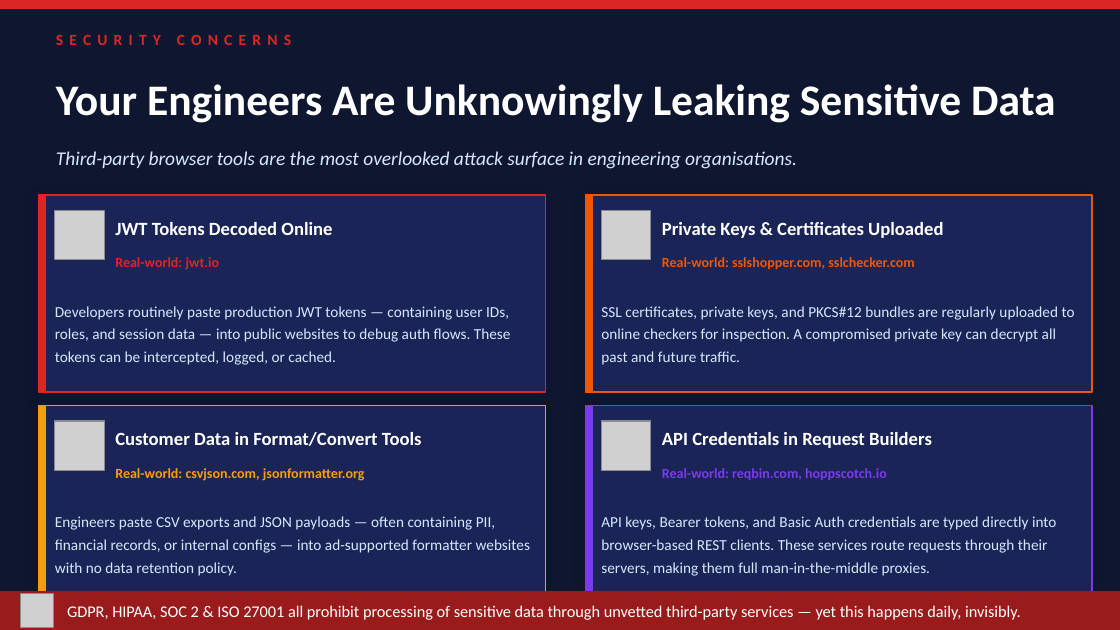
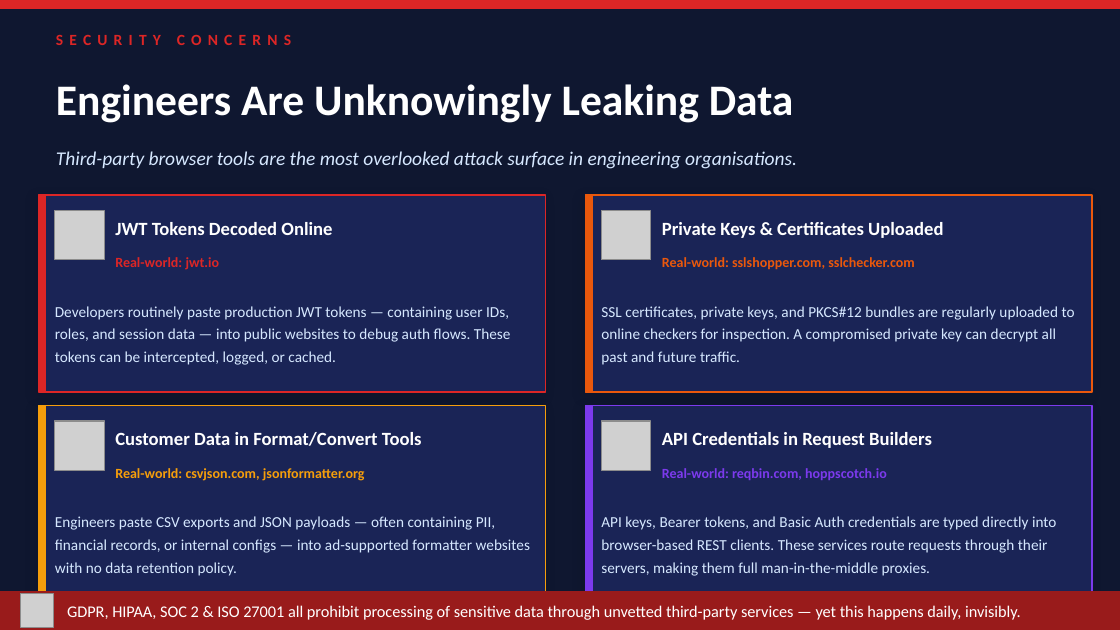
Before and after one commit to rameshbgm/mydevtools, a slide deck: slide 3 of mydevtools_SLT_Presentation_v2.pptx. Drawn at 1120x630 pixels with LibreOffice and Linux fonts; fonts in the diff are those of the drawing; grey boxes stand for pictures. Boxes give left, top, right and bottom in pixels: in the first picture for what was removed or moved away, otherwise in the second. Text is boxed around its words. In the diff, an @@ line names an element or a change of style, - is before the commit and + after.

```diff
--- a/mydevtools_SLT_Presentation_v2.pptx
+++ b/mydevtools_SLT_Presentation_v2.pptx
@@ text at (x1=56, y1=84, x2=794, y2=123): text changed @@
-Your Engineers Are Unknowingly Leaking Sensitive Data
+Engineers Are Unknowingly Leaking Data
```
Also in this commit, not shown: 1 other slide changed, 3 slides removed.
